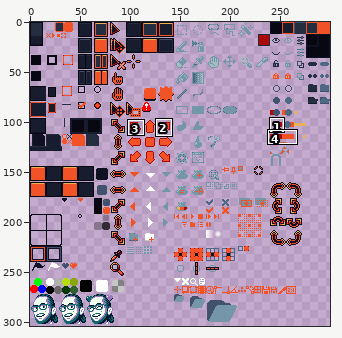
Sprite sheet, stored at sheet.png. The first picture is a wide view before the edit; the outline marks the close-up.
Close-up. Old version:
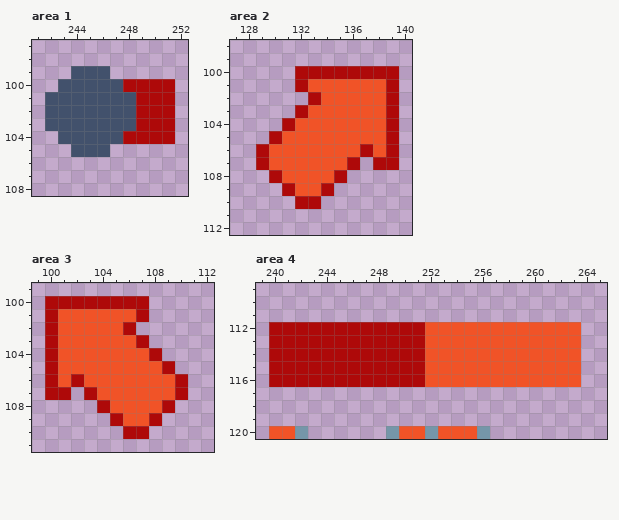
The file is 300x304 pixels. Shown: area 1: x 241..252, y 97..108; area 2: x 127..140, y 98..112; area 3: x 99..112, y 99..111; area 4: x 239..265, y 109..120. The commit also changed other parts of the picture, which this record leaves out.
Now the later version:
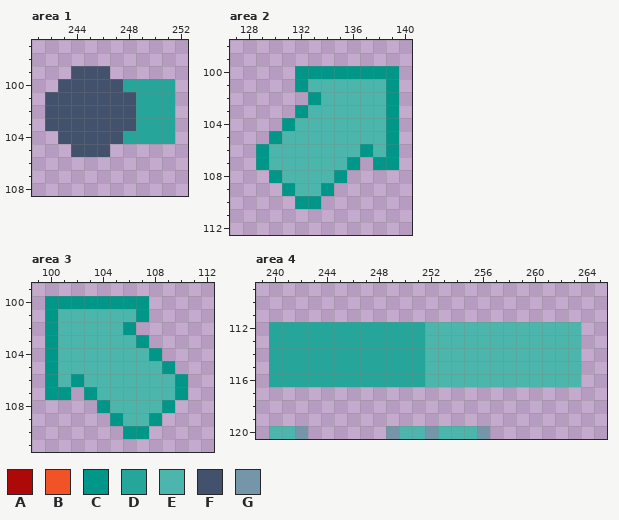
Palette (. is transparent): A #ae0909  B #f15327  C #009688  D #26a69a  E #4db6ac  F #42516c  G #7596a9
The exact change:
{"where": "area 1"}
{"y":100,"x":248,"old":"AAAA","new":"DDDD"}
{"y":101,"x":249,"old":"AAA","new":"DDD"}
{"y":102,"x":249,"old":"AAA","new":"DDD"}
{"y":103,"x":249,"old":"AAA","new":"DDD"}
{"y":104,"x":248,"old":"AAAA","new":"DDDD"}
{"where": "area 2"}
{"y":100,"x":132,"old":"AAAAAAAA","new":"CCCCCCCC"}
{"y":101,"x":132,"old":"ABBBBBBA","new":"CEEEEEEC"}
{"y":102,"x":133,"old":"ABBBBBA","new":"CEEEEEC"}
{"y":103,"x":132,"old":"ABBBBBBA","new":"CEEEEEEC"}
{"y":104,"x":131,"old":"ABBBBBBBA","new":"CEEEEEEEC"}
{"y":105,"x":130,"old":"ABBBBBBBBA","new":"CEEEEEEEEC"}
{"y":106,"x":129,"old":"ABBBBBBBABA","new":"CEEEEEEECEC"}
{"y":107,"x":129,"old":"ABBBBBBA","new":"CEEEEEEC"}
{"y":107,"x":138,"old":"AA","new":"CC"}
{"y":108,"x":130,"old":"ABBBBA","new":"CEEEEC"}
{"y":109,"x":131,"old":"ABBA","new":"CEEC"}
{"y":110,"x":132,"old":"AA","new":"CC"}
{"where": "area 3"}
{"y":100,"x":100,"old":"AAAAAAAA","new":"CCCCCCCC"}
{"y":101,"x":100,"old":"ABBBBBBA","new":"CEEEEEEC"}
{"y":102,"x":100,"old":"ABBBBBA","new":"CEEEEEC"}
{"y":103,"x":100,"old":"ABBBBBBA","new":"CEEEEEEC"}
{"y":104,"x":100,"old":"ABBBBBBBA","new":"CEEEEEEEC"}
{"y":105,"x":100,"old":"ABBBBBBBBA","new":"CEEEEEEEEC"}
{"y":106,"x":100,"old":"ABABBBBBBBA","new":"CECEEEEEEEC"}
{"y":107,"x":100,"old":"AA","new":"CC"}
{"y":107,"x":103,"old":"ABBBBBBA","new":"CEEEEEEC"}
{"y":108,"x":104,"old":"ABBBBA","new":"CEEEEC"}
{"y":109,"x":105,"old":"ABBA","new":"CEEC"}
{"y":110,"x":106,"old":"AA","new":"CC"}
{"where": "area 4"}
{"y":112,"x":240,"old":"AAAAAAAAAAAABBBBBBBBBBBB","new":"DDDDDDDDDDDDEEEEEEEEEEEE"}
{"y":113,"x":240,"old":"AAAAAAAAAAAABBBBBBBBBBBB","new":"DDDDDDDDDDDDEEEEEEEEEEEE"}
{"y":114,"x":240,"old":"AAAAAAAAAAAABBBBBBBBBBBB","new":"DDDDDDDDDDDDEEEEEEEEEEEE"}
{"y":115,"x":240,"old":"AAAAAAAAAAAABBBBBBBBBBBB","new":"DDDDDDDDDDDDEEEEEEEEEEEE"}
{"y":116,"x":240,"old":"AAAAAAAAAAAABBBBBBBBBBBB","new":"DDDDDDDDDDDDEEEEEEEEEEEE"}
{"y":120,"x":240,"old":"BB","new":"EE"}
{"y":120,"x":250,"old":"BB","new":"EE"}
{"y":120,"x":253,"old":"BBB","new":"EEE"}
{"label":"changed","picture_box":[123,79,175,144]}
{"label":"changed","picture_box":[256,66,399,209]}
{"label":"changed","picture_box":[45,296,188,439]}
{"label":"changed","picture_box":[269,322,581,439]}
